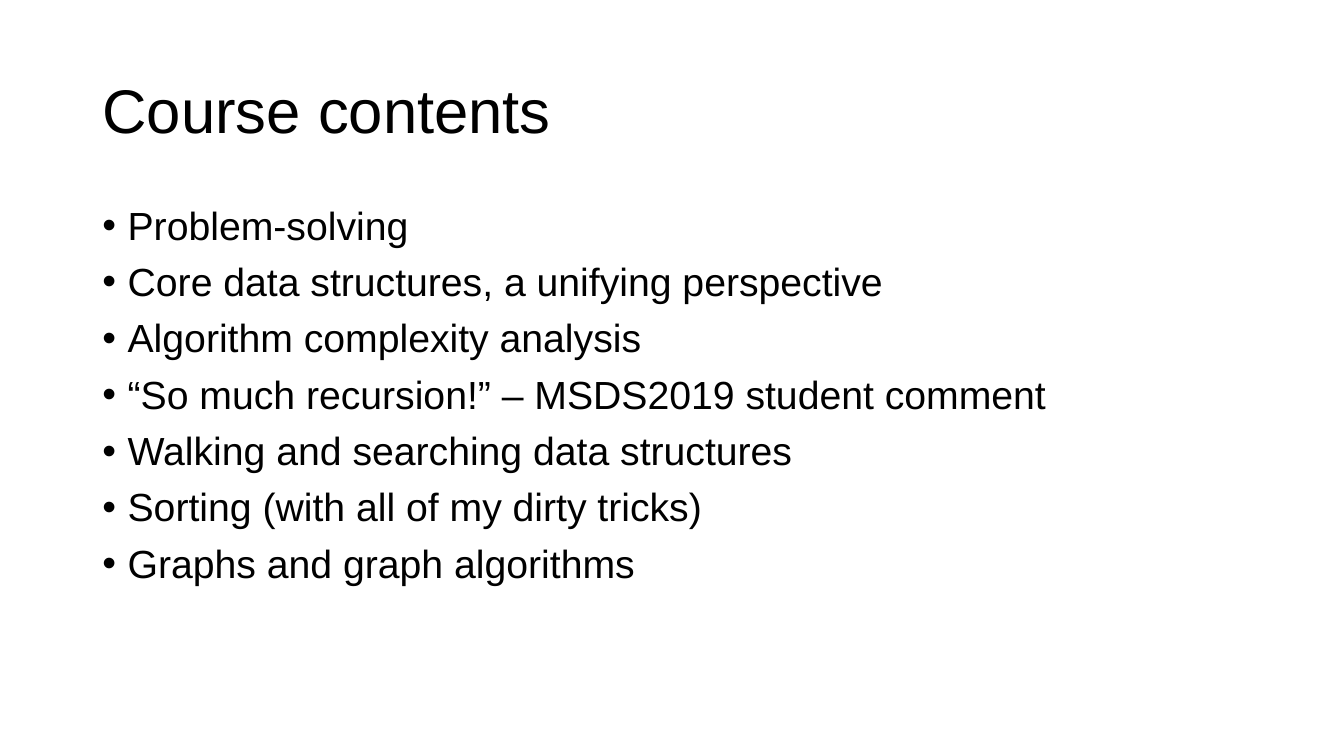
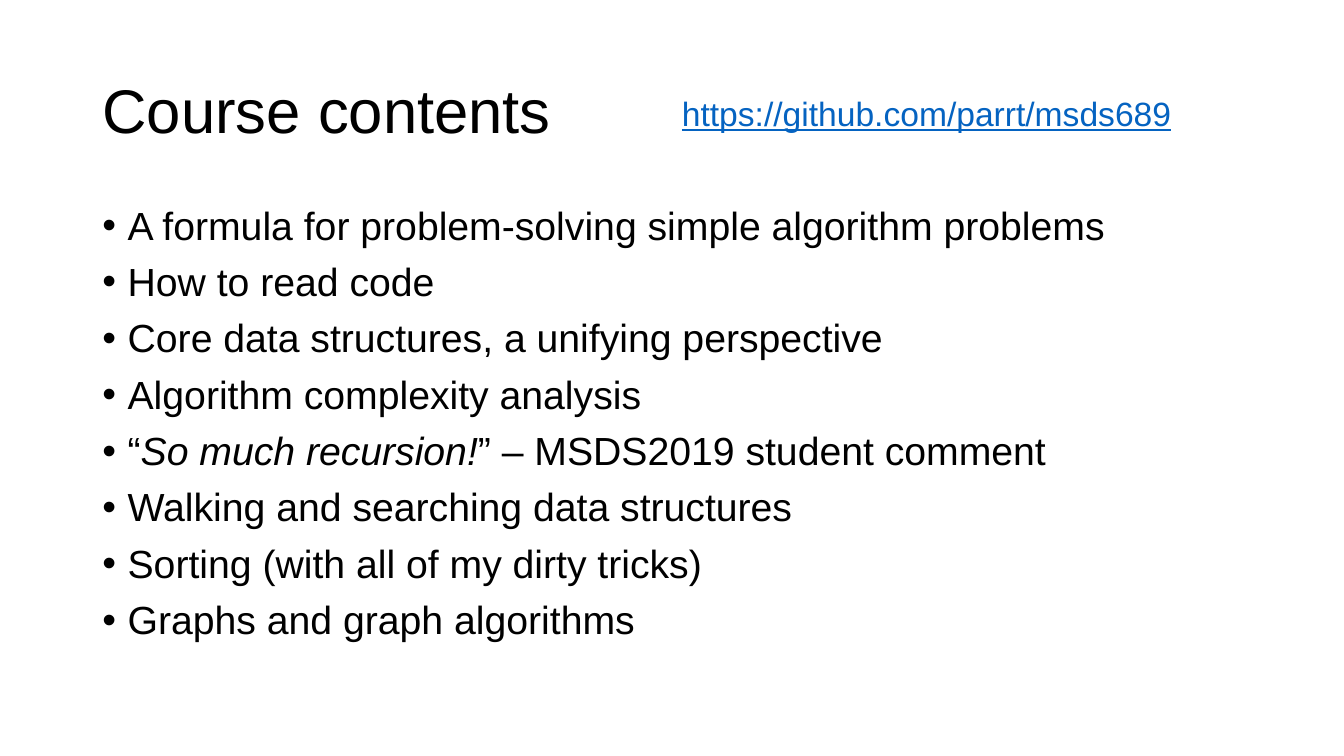
Before and after one commit to parrt/msds689, a slide deck: slide 2 of notes/welcome.pptx. Drawn at 1344x756 pixels with LibreOffice and Linux fonts; fonts in the diff are those of the drawing; background and template pictures are left out. Boxes give left, top, right and bottom in pixels: in the first picture for what was removed or moved away, otherwise in the second. Text is boxed around its words. In the diff, an @@ line names an element or a change of style, - is before the commit and + after.

```diff
--- a/notes/welcome.pptx
+++ b/notes/welcome.pptx
@@ text added at [682,101,1171,133], 24 pt, text #0563C1, underline @@
+https://github.com/parrt/msds689
@@ text at [128,211,1105,297]: text changed @@
-• Problem-solving
+• A formula for problem-solving simple algorithm problems
+• How to read code
@@ text at [128,436,1046,466]: italic on in "“So much recursion!”" @@
```
Also in this commit, not shown: 1 other slide changed, 5 slides added, 1 slide removed, 5 other files.
